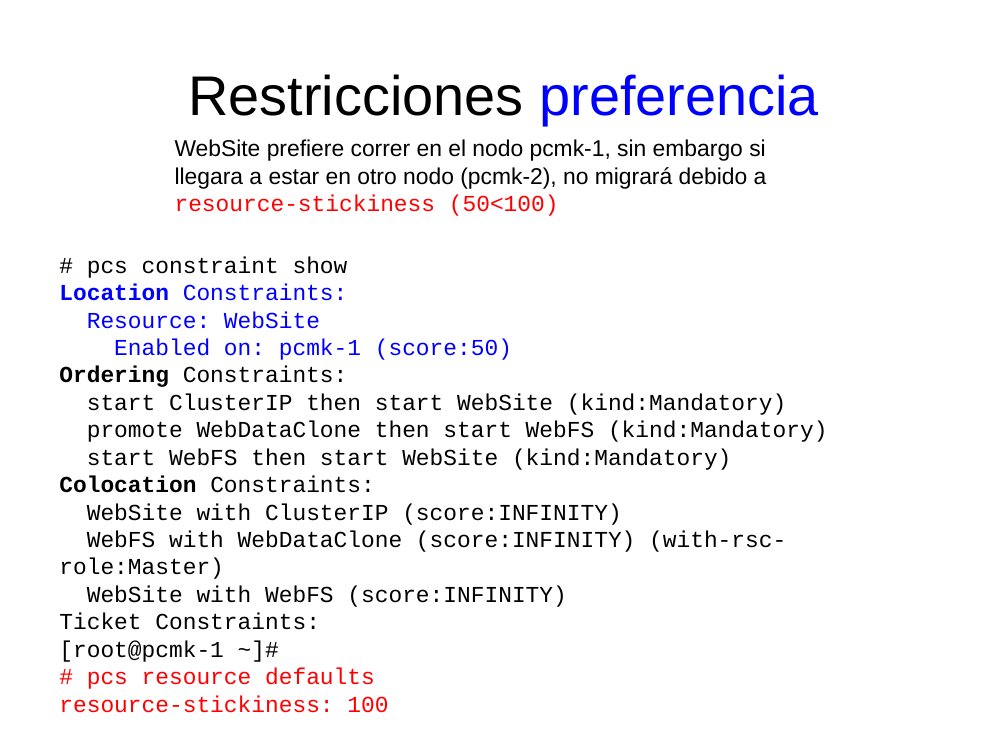
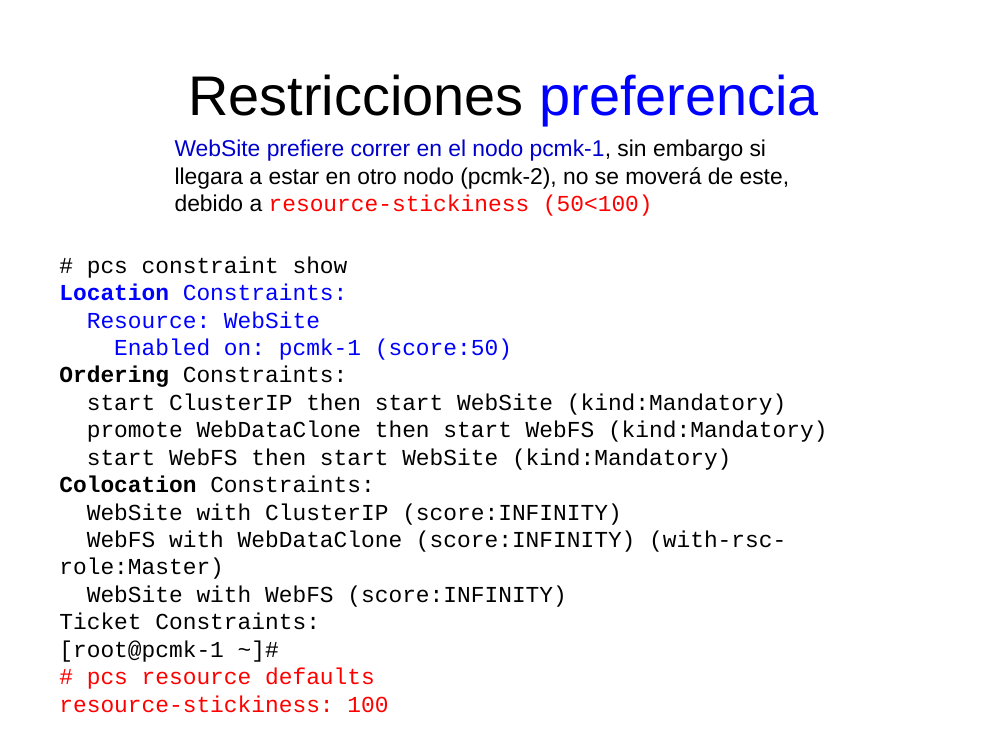
Before and after one commit to niniadcobre/asa, a slide deck: slide 23 of clases/cluster.odp (slide 21 before the commit). Drawn at 1008x756 pixels with LibreOffice and Linux fonts; fonts in the diff are those of the drawing. Boxes give left, top, right and bottom in pixels: in the first picture for what was removed or moved away, otherwise in the second. Text is boxed around its words. In the diff, an @@ line names an element or a change of style, - is before the commit and + after.

Commit message:
clase cluster, restricciones

```diff
--- a/clases/cluster.odp
+++ b/clases/cluster.odp
@@ text at [175, 139, 790, 216]: text changed @@
-WebSite prefiere correr en el nodo pcmk-1, sin embargo si llegara a estar en otro nodo (pcmk-2), no migrará debido a resource-stickiness (50<100)
+WebSite prefiere correr en el nodo pcmk-1, sin embargo si llegara a estar en otro nodo (pcmk-2), no se moverá de este, debido a resource-stickiness (50<100)
```
Also in this commit, not shown: 7 other slides changed, 2 slides added.
